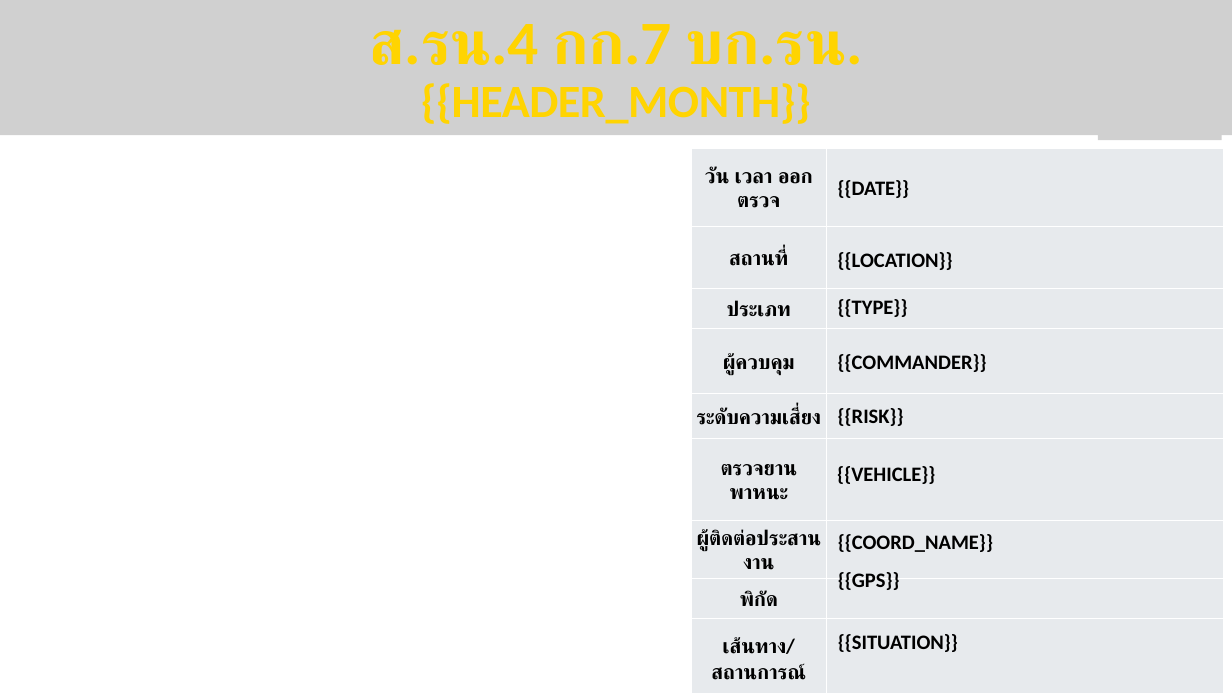
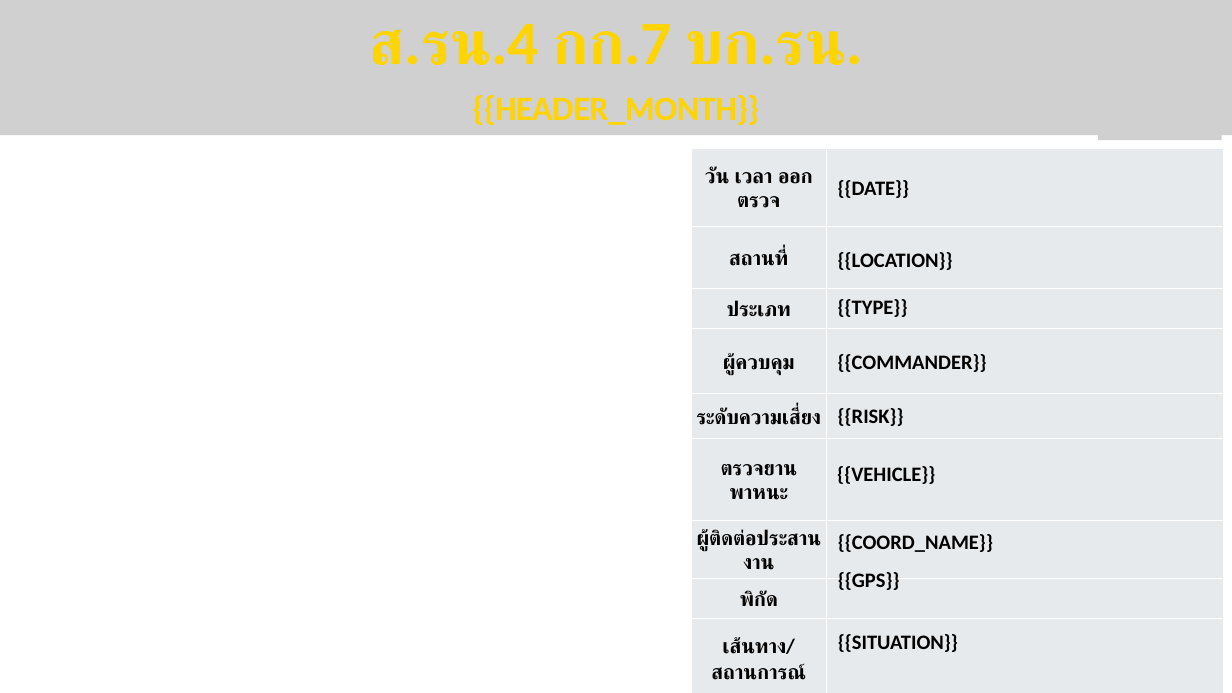
Before and after one commit to faizredbabie-lgtm/police-report-app, a slide deck: slide 1 of Template.pptx. Drawn at 1232x693 pixels with LibreOffice and Linux fonts; fonts in the diff are those of the drawing; grey boxes stand for pictures; background and template pictures are left out. Boxes give left, top, right and bottom in pixels: in the first picture for what was removed or moved away, otherwise in the second. Text is boxed around its words. In the diff, an @@ line names an element or a change of style, - is before the commit and + after.

```diff
--- a/Template.pptx
+++ b/Template.pptx
@@ text "{{HEADER_MONTH}}" at box(473, 95, 760, 125): size 54 to 40 pt @@
```
